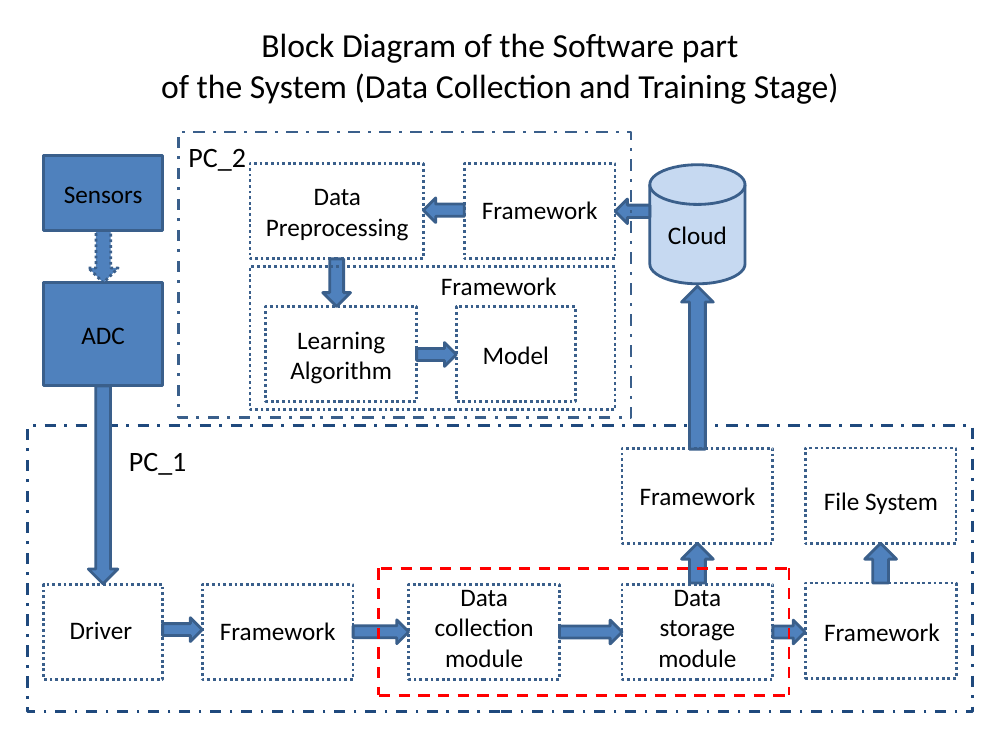
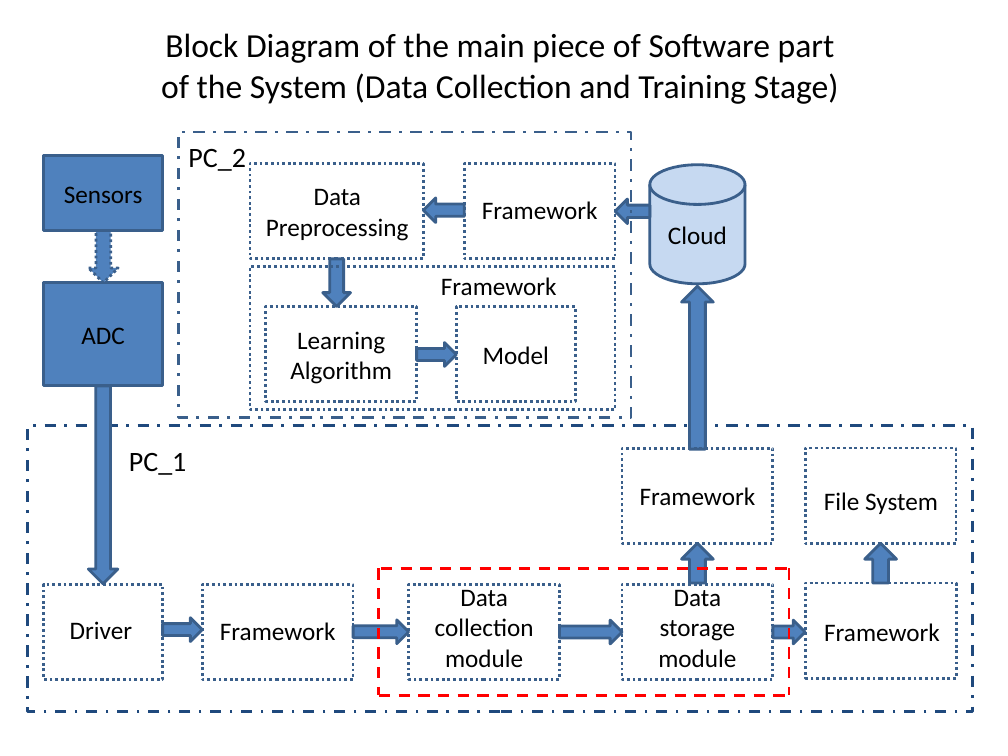
Before and after one commit to AcoustoLab/acousto_monitoring, a slide deck: slide 3 of docs/AI based Vibroacoustic Diagnostics and Monitoring System.pptx. Drawn at 1008x756 pixels with LibreOffice and Linux fonts; fonts in the diff are those of the drawing. Boxes give left, top, right and bottom in pixels: in the first picture for what was removed or moved away, otherwise in the second. Text is boxed around its words. In the diff, an @@ line names an element or a change of style, - is before the commit and + after.

Commit message:
Added general scheme of software part of the our Diagnostics System into presentation file

```diff
--- a/docs/AI based Vibroacoustic Diagnostics and Monitoring System.pptx
+++ b/docs/AI based Vibroacoustic Diagnostics and Monitoring System.pptx
@@ title at (x1=161, y1=33, x2=839, y2=104): text changed @@
-Block Diagram of the Software part
-of the System (Data Collection and Training Stage)
+Block Diagram of the main piece of Software part
+of the System (Data Collection and Training Stage)
```
Also in this commit, not shown: 1 other slide changed, 1 slide added.
